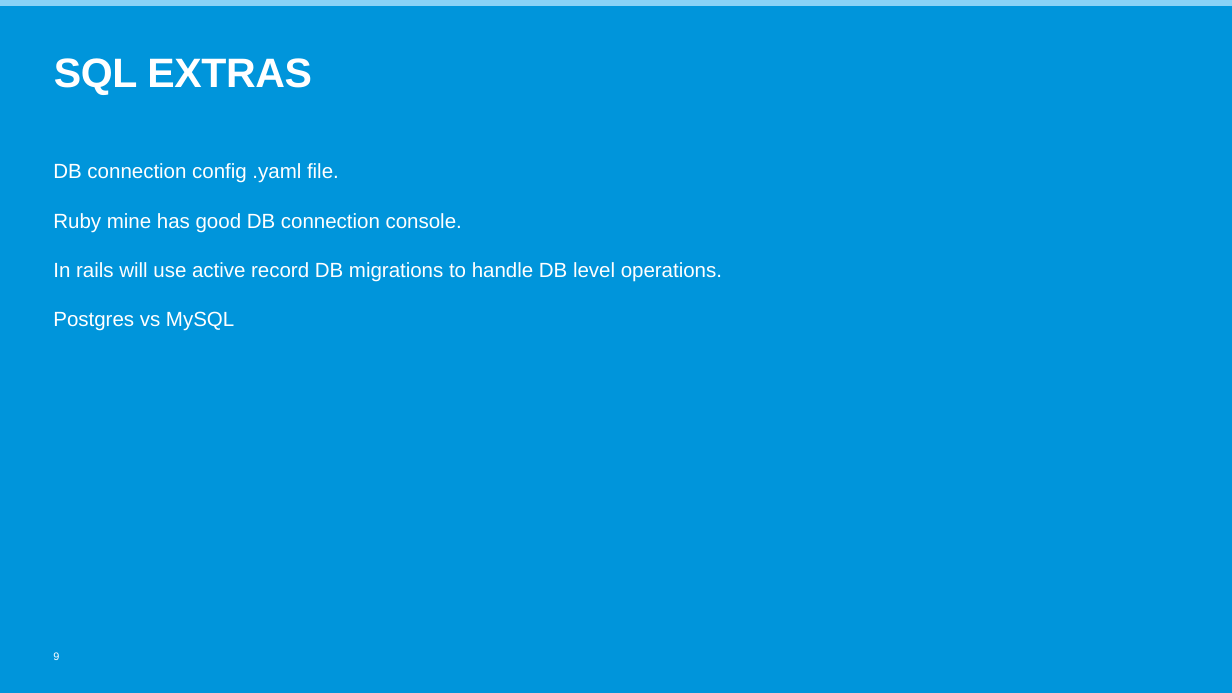
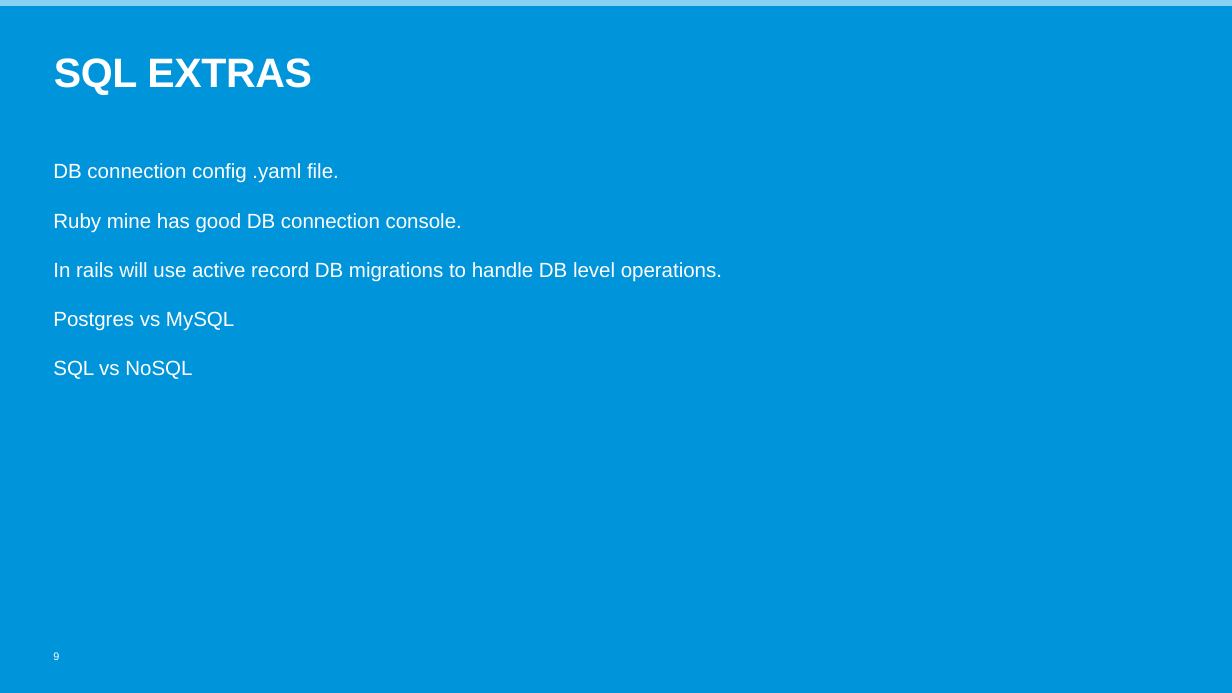
Before and after one commit to russellkgw/grad_sql, a slide deck: slide 9 of PowerpointTemplate_2017.pptx. Drawn at 1232x693 pixels with LibreOffice and Linux fonts; fonts in the diff are those of the drawing; background and template pictures are left out. Boxes give left, top, right and bottom in pixels: in the first picture for what was removed or moved away, otherwise in the second. Text is boxed around its words. In the diff, an @@ line names an element or a change of style, - is before the commit and + after.

```diff
--- a/PowerpointTemplate_2017.pptx
+++ b/PowerpointTemplate_2017.pptx
@@ text at <box>53,360,192,379</box>: paragraph added @@
+SQL vs NoSQL
```
Also in this commit, not shown: 3 other slides changed.
